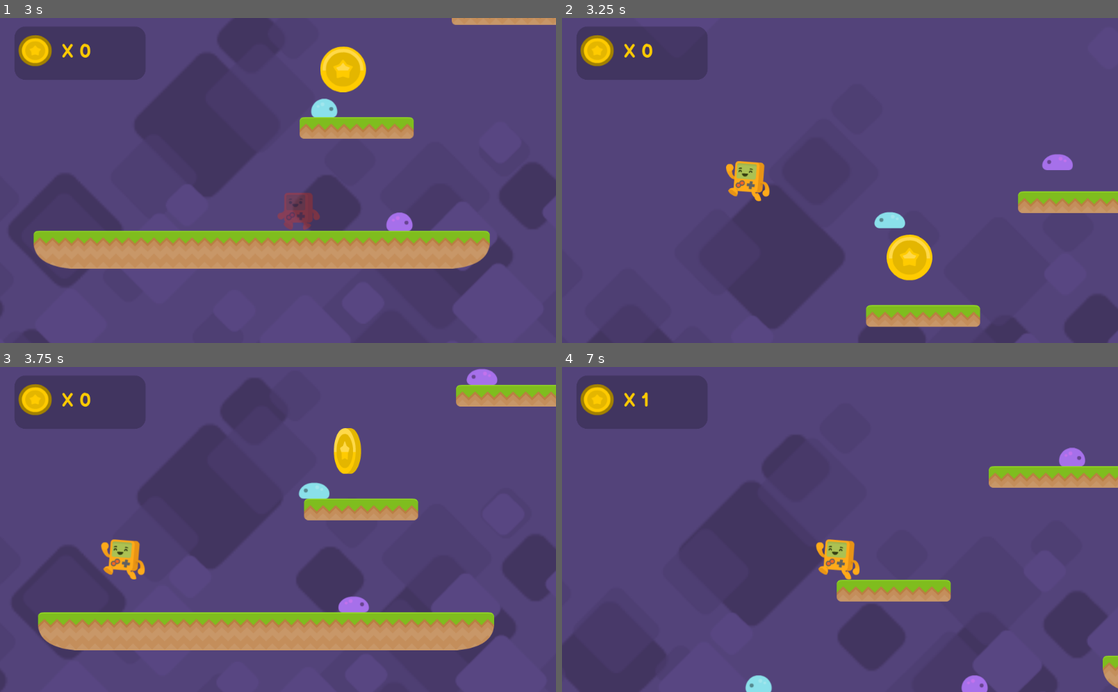
Above: before the commit, frames 1-4 (two rows, left to right).
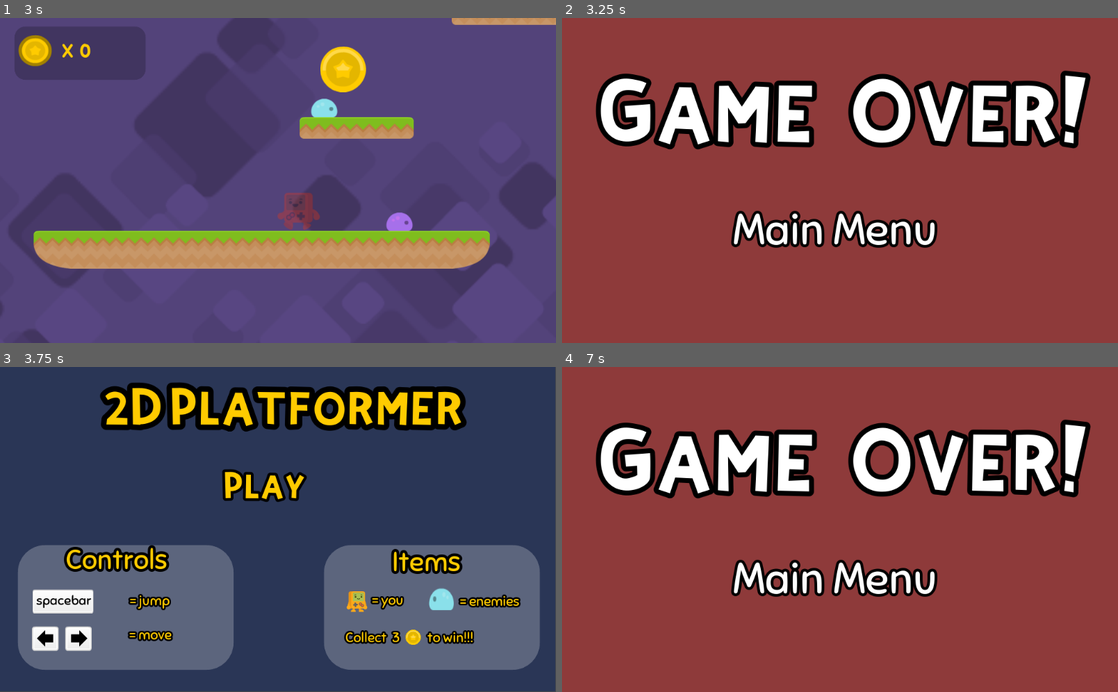
Above: after the commit, the same moments.

Repository: phukon/2D_platformer
Game: Godot game, scene res://Levels/title_menu.tscn
Two runs of this game, one before a commit and one after it. Both use one fixed random seed, a clock stepped at 60 frames per second and the inputs below.
Inputs (mouse positions are in pixels of both pictures, inside the frame that each line leads up to):
- Up to frame 1 (3 s): click "Play" at 0.5 s; hold D (right) 1.28-2.78 s; tap Up (jump) at 1.52, 2.27 s; hold A (left) from 2.78 s (still down)
- Up to frame 2 (3.25 s): keep holding A (left)
- Up to frame 3 (3.75 s): release A (left) at 3.5 s; click (272, 578) at 3.5 s, where only the run after the commit has a clickable "Main Menu"
- Up to frame 4 (7 s): click (828, 490) at 4.25 s, where only the run after the commit has a clickable "Play"; hold D (right) 5.03-6.53 s; tap Up (jump) at 5.27, 6.02, 6.77 s; hold A (left) from 6.53 s (still down)

Frame 1 is identical in both runs. In frame 2, 100% of the frame differs, in the area x 0-100%, y 0-100%; in frame 3, 93%; in frame 4, 100%.

Commit message:
debugged

Diff:
--- a/Actors/Kon.gd
+++ b/Actors/Kon.gd
@@ -53,4 +53,4 @@
 
 
 func _on_Timer_timeout() -> void:
-	get_tree().change_scene("res://Levels/Level1.tscn")
+	get_tree().change_scene("res://Levels/Game_over_screen.tscn")
--- /dev/null
+++ b/Levels/GameWinScreen.tscn
@@ -0,0 +1,16 @@
+[gd_scene format=2]
+
+[node name="GameWinScreen" type="Control"]
+anchor_right = 1.0
+anchor_bottom = 1.0
+__meta__ = {
+"_edit_use_anchors_": false
+}
+
+[node name="ColorRect" type="ColorRect" parent="."]
+margin_right = 1024.0
+margin_bottom = 600.0
+color = Color( 0, 0.737255, 0.811765, 1 )
+__meta__ = {
+"_edit_use_anchors_": false
+}
--- a/Levels/Game_over_screen.tscn
+++ b/Levels/Game_over_screen.tscn
@@ -1,12 +1,20 @@
-[gd_scene load_steps=3 format=2]
+[gd_scene load_steps=6 format=2]
 
 [ext_resource path="res://assets/fonts/KiriFont.ttf" type="DynamicFontData" id=1]
+[ext_resource path="res://assets/fonts/Sniglet-Regular.ttf" type="DynamicFontData" id=2]
+[ext_resource path="res://Levels/MainMenuButton.gd" type="Script" id=3]
 
 [sub_resource type="DynamicFont" id=1]
 size = 120
 outline_size = 9
 outline_color = Color( 0, 0, 0, 1 )
 font_data = ExtResource( 1 )
+
+[sub_resource type="DynamicFont" id=2]
+size = 80
+outline_size = 5
+outline_color = Color( 0, 0, 0, 1 )
+font_data = ExtResource( 2 )
 
 [node name="Game_over_screen" type="Control"]
 anchor_right = 1.0
@@ -33,3 +41,19 @@
 __meta__ = {
 "_edit_use_anchors_": false
 }
+
+[node name="MainMenuButton" type="Button" parent="."]
+margin_left = 256.0
+margin_top = 320.0
+margin_right = 749.0
+margin_bottom = 464.0
+custom_fonts/font = SubResource( 2 )
+custom_colors/font_color = Color( 1, 1, 1, 1 )
+custom_colors/font_color_hover = Color( 1, 0.8, 0, 1 )
+text = "Main Menu"
+flat = true
+script = ExtResource( 3 )
+__meta__ = {
+"_edit_use_anchors_": false
+}
+[connection signal="pressed" from="MainMenuButton" to="MainMenuButton" method="_on_MainMenuButton_pressed"]
--- /dev/null
+++ b/Levels/MainMenuButton.gd
@@ -0,0 +1,9 @@
+extends Button
+
+
+func _ready() -> void:
+	pass
+
+
+func _on_MainMenuButton_pressed() -> void:
+	get_tree().change_scene("res://Levels/title_menu.tscn")
